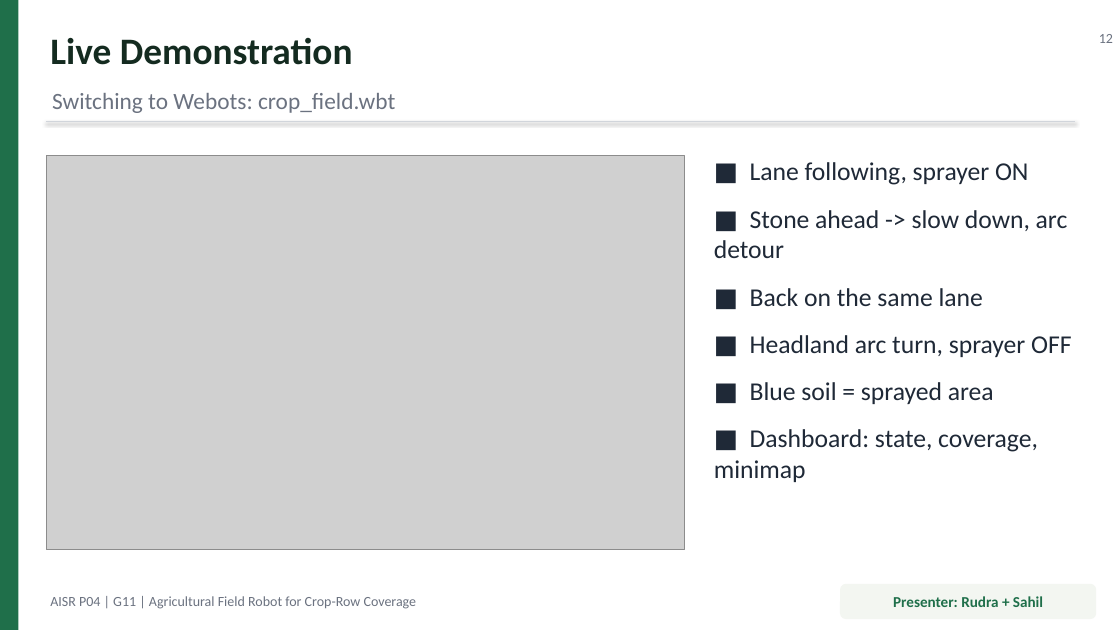
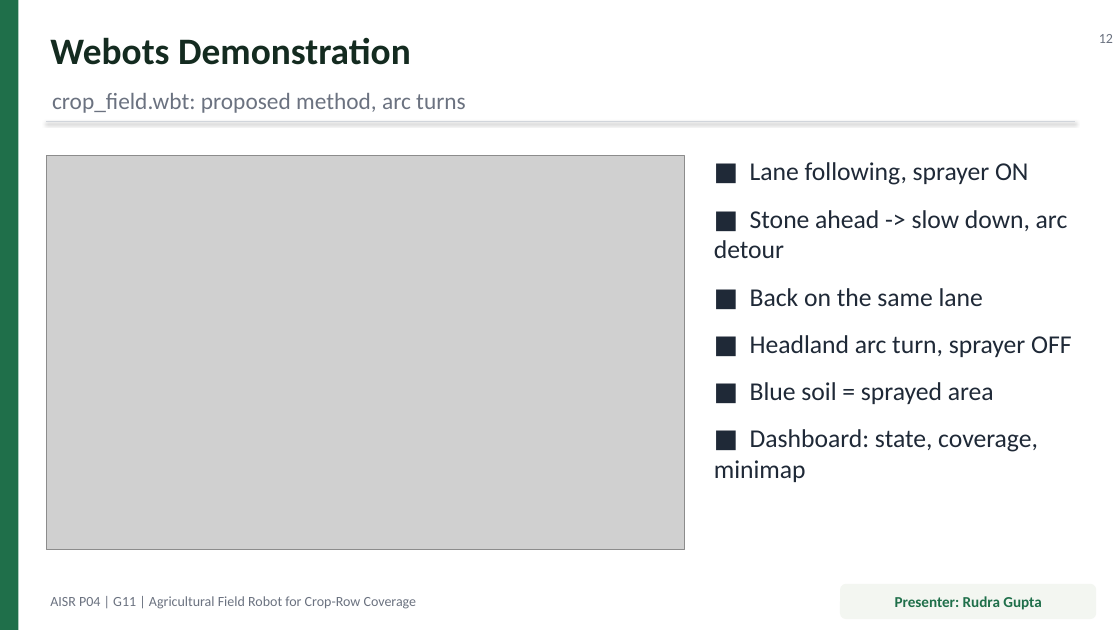
Before and after one commit to byRudra/AgriCoverageRobot_G11, a slide deck: slide 12 of slides/AISR_P04_G11_Slides.pptx. Drawn at 1120x630 pixels with LibreOffice and Linux fonts; fonts in the diff are those of the drawing; grey boxes stand for pictures. Boxes give left, top, right and bottom in pixels: in the first picture for what was removed or moved away, otherwise in the second. Text is boxed around its words. In the diff, an @@ line names an element or a change of style, - is before the commit and + after.

Commit message:
Slide 12 demo by Rudra only; add per-member video scripts (tex+pdf)

```diff
--- a/slides/AISR_P04_G11_Slides.pptx
+++ b/slides/AISR_P04_G11_Slides.pptx
@@ text at [50,37,411,65]: text changed @@
-Live Demonstration
+Webots Demonstration
@@ text at [52,93,466,113]: text changed @@
-Switching to Webots: crop_field.wbt
+crop_field.wbt: proposed method, arc turns
@@ text in rounded rectangle at [895,596,1041,610]: text changed @@
-Presenter: Rudra + Sahil
+Presenter: Rudra Gupta
```
Also in this commit, not shown: 4 other files.
